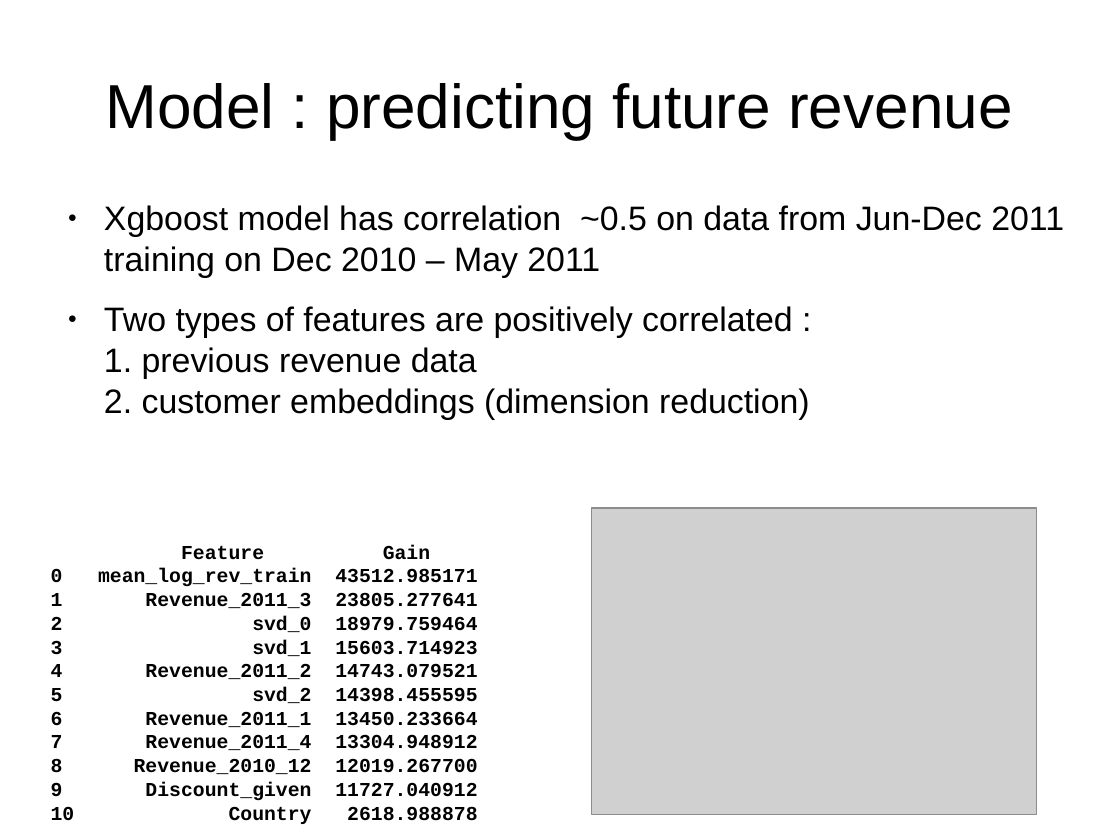
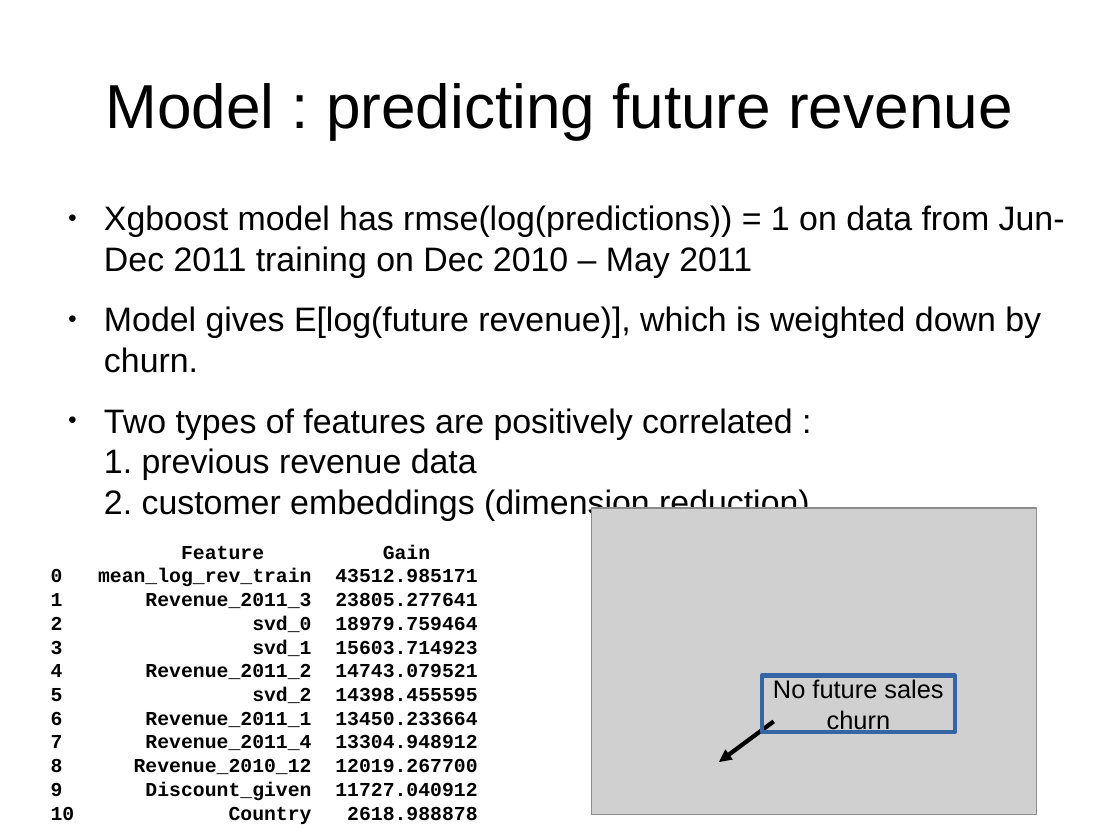
Before and after one commit to leexa90/E-commece-Data-Science, a slide deck: slide 11 of Present.odp. Drawn at 1120x840 pixels with LibreOffice and Linux fonts; fonts in the diff are those of the drawing; grey boxes stand for pictures. Boxes give left, top, right and bottom in pixels: in the first picture for what was removed or moved away, otherwise in the second. Text is boxed around its words. In the diff, an @@ line names an element or a change of style, - is before the commit and + after.

```diff
--- a/Present.odp
+++ b/Present.odp
@@ text at <box>104,205,1065,373</box>: text changed @@
-● Xgboost model has correlation ~0.5 on data from Jun-Dec 2011 training on Dec 2010 – May 2011
+● Xgboost model has rmse(log(predictions)) = 1 on data from Jun-Dec 2011 training on Dec 2010 – May 2011
+● Model gives E[log(future revenue)], which is weighted down by churn.
@@ rectangle added at <box>762,676,955,733</box>, outline #3465A4 3 pt, 18 pt, text #000000 @@
+No future sales
+churn
@@ arrow added from (774, 722) to (720, 762), #000000 3 pt @@
```
Also in this commit, not shown: 3 other files.
